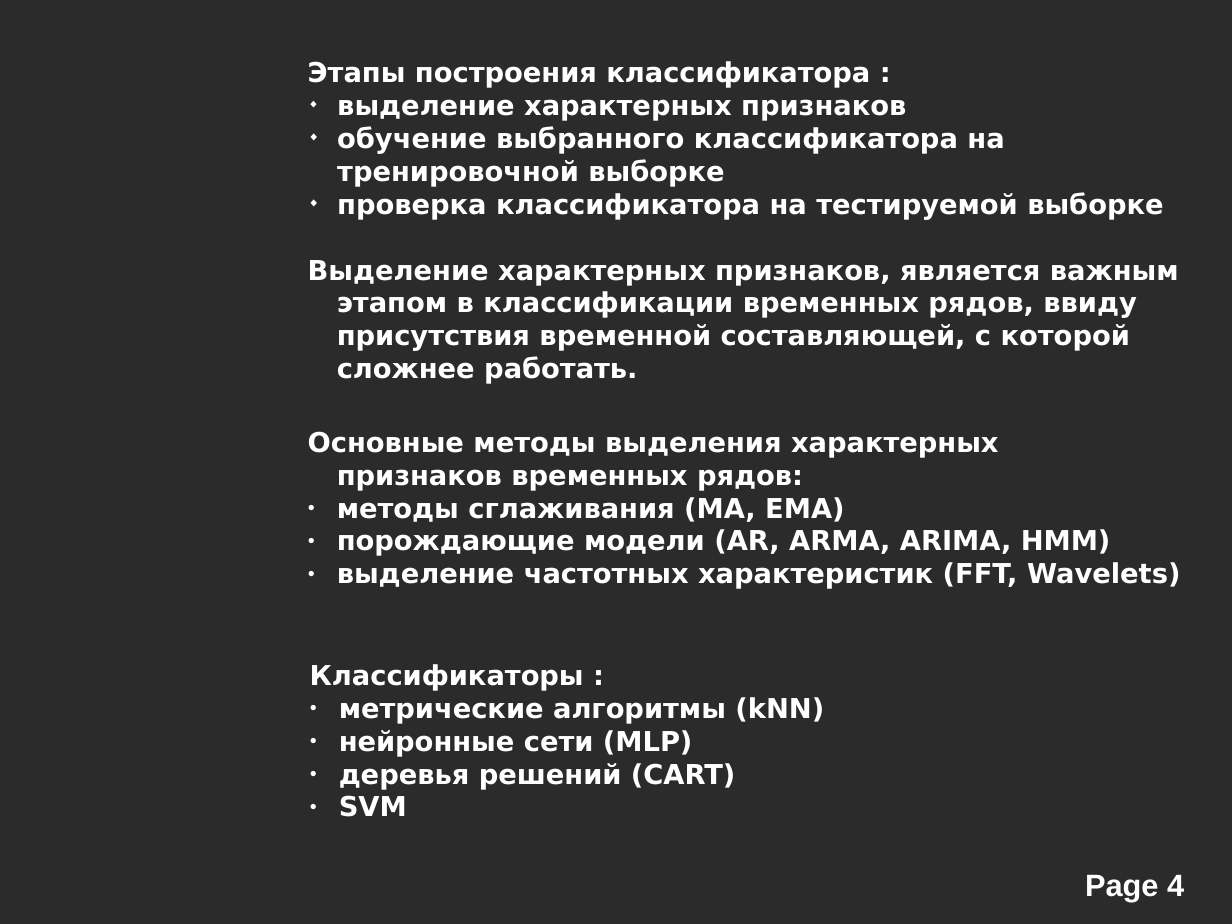
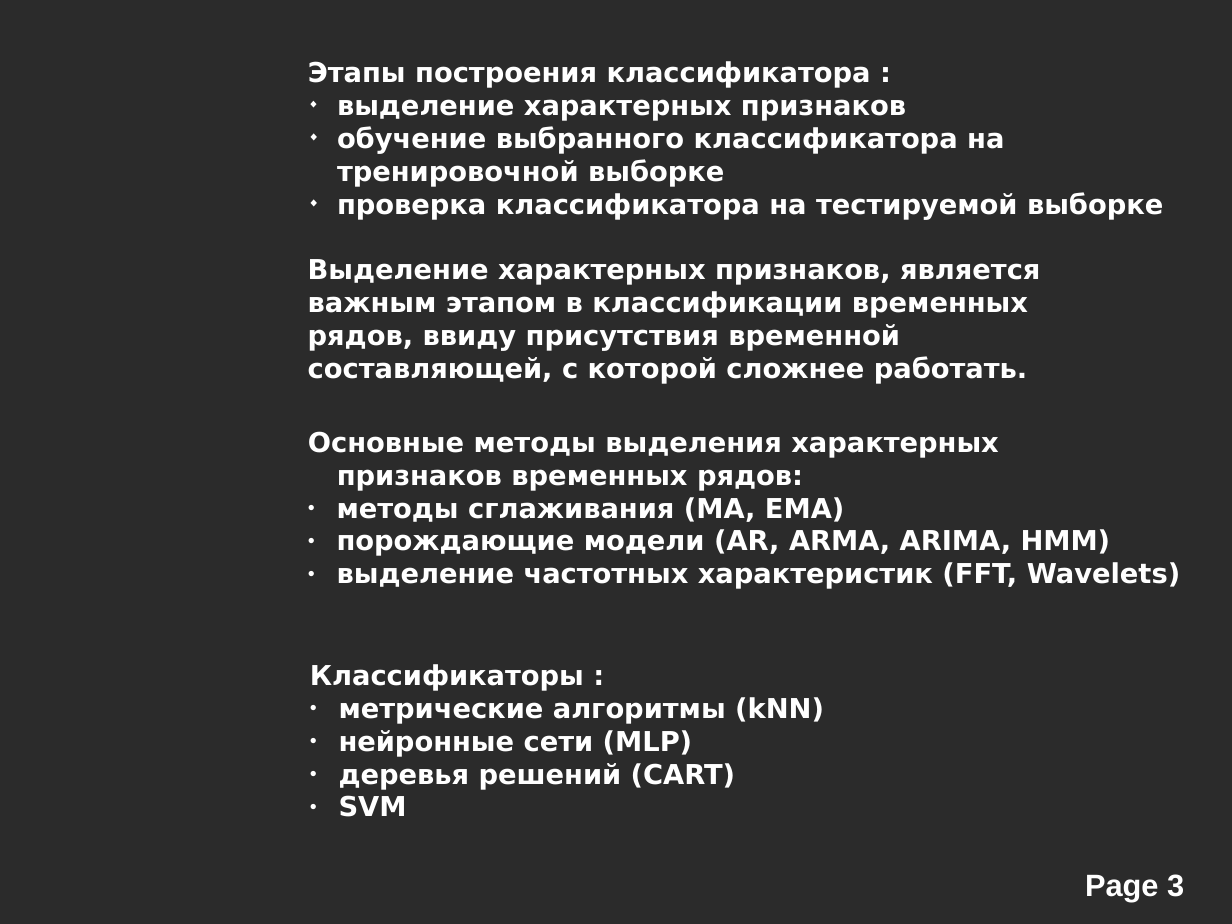
Before and after one commit to alexeyche/alexeyche-junk, a slide deck: slide 3 of cns/doc/conf.ppt (slide 4 before the commit). Drawn at 1232x924 pixels with LibreOffice and Linux fonts; fonts in the diff are those of the drawing; background and template pictures are left out; a plain dark background stands for a picture behind light text. Boxes give left, top, right and bottom in pixels: in the first picture for what was removed or moved away, otherwise in the second. Text is boxed around its words. In the diff, an @@ line names an element or a change of style, - is before the commit and + after.

```diff
--- a/cns/doc/conf.ppt
+++ b/cns/doc/conf.ppt
@@ indent changed in 3 elements at (308, 431, 1181, 589), (310, 664, 824, 817), (308, 259, 1040, 384) @@
@@ page number at (1085, 874, 1184, 901): text changed @@
-Page 4
+Page 3
```
Also in this commit, not shown: 3 other slides changed, 7 slides added, 3 slides removed, 2 other files.
